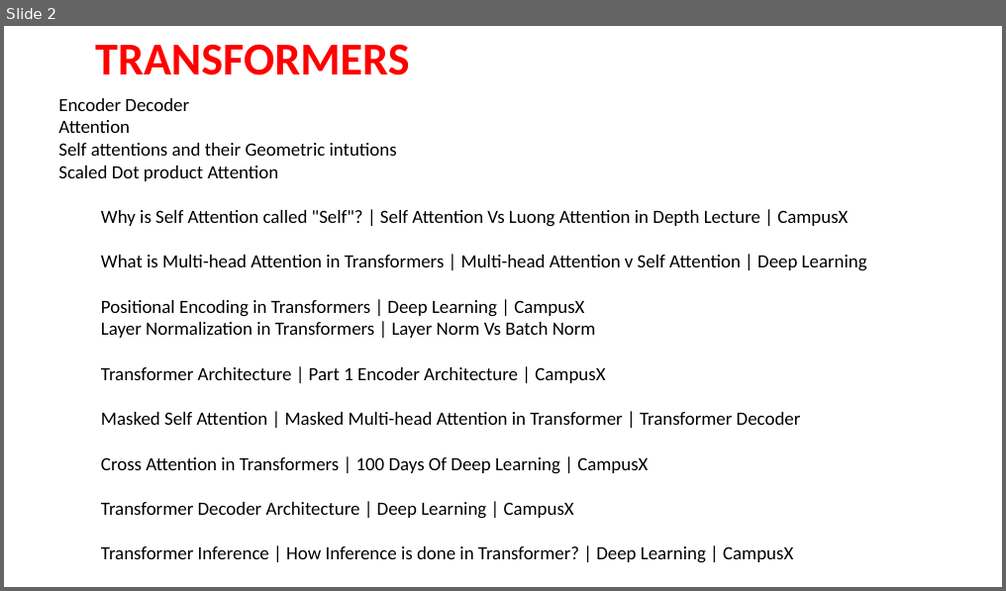
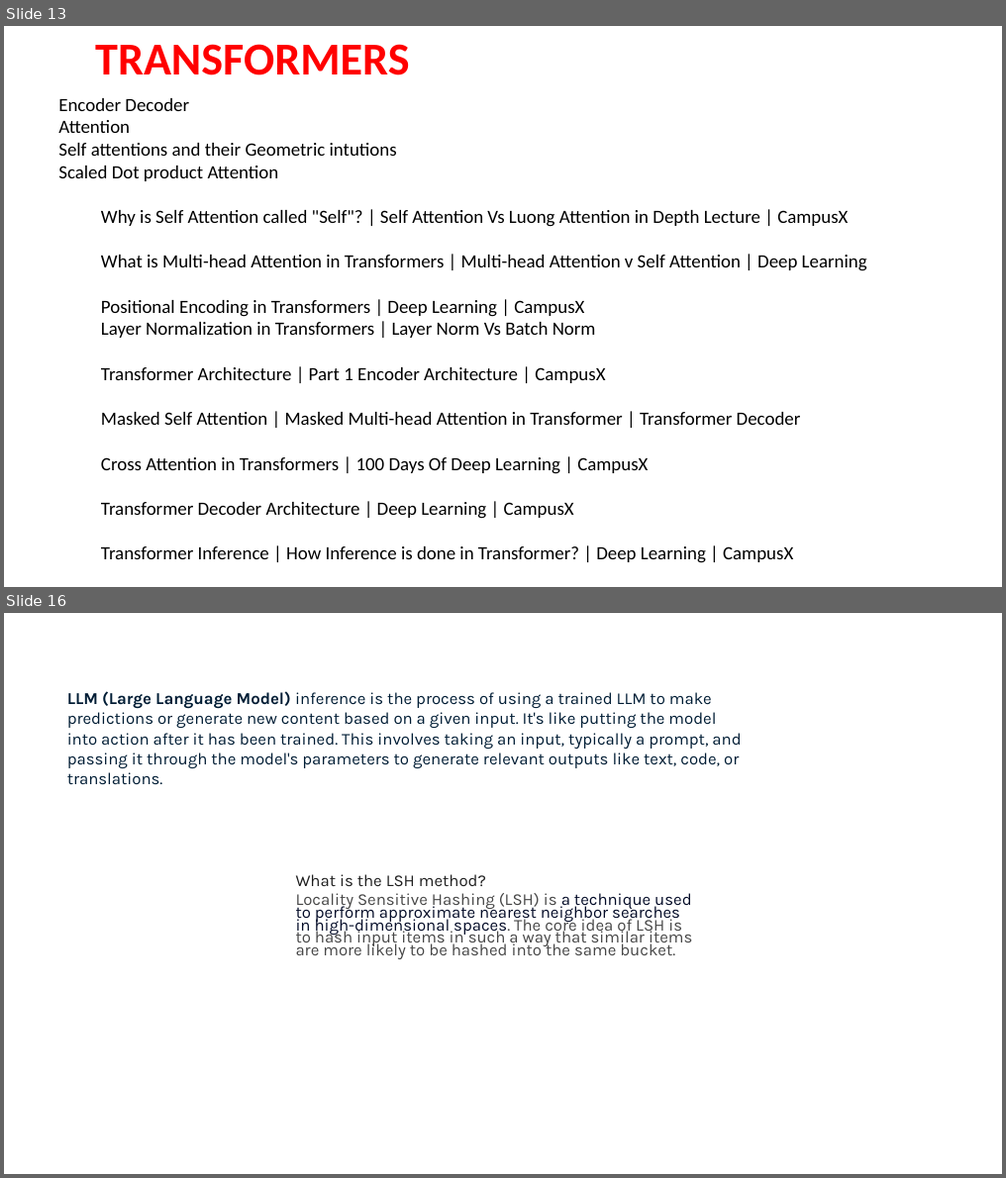
Before and after one commit to shahil04/ds_materials, a slide deck: 9.Deep_learning/class_17_HuggingFace.pptx. Shown one above the other, each under a label of ours: slide 2 before the commit, slides 13 and 16 after it; the slides between them are not shown. The pictures are 1006x591 and 1006x1178 pixels, drawn with LibreOffice and Linux fonts; fonts in the diff are those of the drawing. Boxes give left, top, right and bottom in pixels: in the first picture for what was removed or moved away, otherwise in the second. Text is boxed around its words. In the diff, an @@ line names an element or a change of style, - is before the commit and + after.

```diff
--- a/9.Deep_learning/class_17_HuggingFace.pptx
+++ b/9.Deep_learning/class_17_HuggingFace.pptx
@@ slide 16 added at bbox=[4, 613, 1002, 1174], background #FFFFFF @@
@@ text added at bbox=[67, 691, 741, 784], 16 pt, text #001D35 @@
+LLM (Large Language Model) inference is the process of using a trained LLM to make predictions or generate new content based on a given input. It's like putting the model into action after it has been trained. This involves taking an input, typically a prompt, and passing it through the model's parameters to generate relevant outputs like text, code, or translations.
@@ text added at bbox=[296, 874, 692, 959], 16 pt, text #474747 @@
+What is the LSH method?
+Locality Sensitive Hashing (LSH) is a technique used to perform approximate nearest neighbor searches in high-dimensional spaces. The core idea of LSH is to hash input items in such a way that similar items are more likely to be hashed into the same bucket.
@@ what was slide 2 is now slide 13 @@
```
Also in this commit, not shown: 3 slides changed, 12 other slides added, 1 slide removed, 22 other files.
